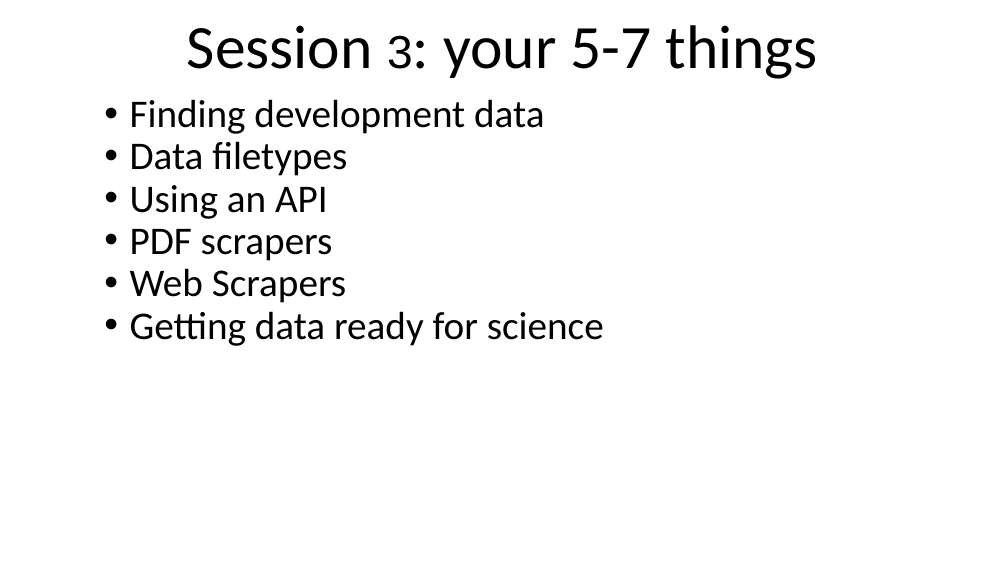
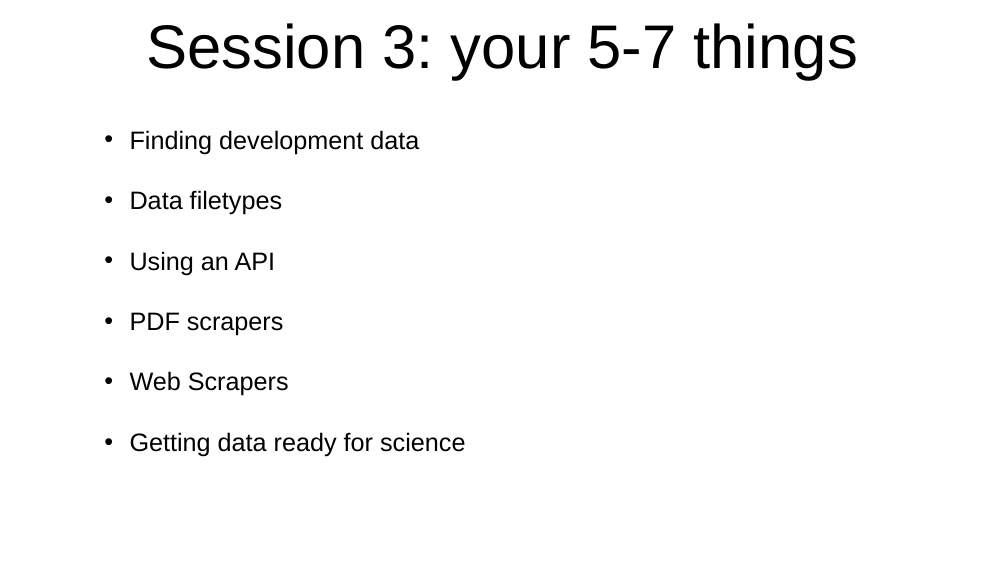
Before and after one commit to bodacea/datascienceforbeginners, a slide deck: slide 3 of Session 03 Acquiring data.ppt (slide 2 before the commit). Drawn at 1008x567 pixels with LibreOffice and Linux fonts; fonts in the diff are those of the drawing. Boxes give left, top, right and bottom in pixels: in the first picture for what was removed or moved away, otherwise in the second. Text is boxed around its words. In the diff, an @@ line names an element or a change of style, - is before the commit and + after.

Commit message:
cleaned up sessions 3 and 4

```diff
--- a/Session 03 Acquiring data.ppt
+++ b/Session 03 Acquiring data.ppt
@@ title "Session 3: your 5-7 things" at (146,23,858,80): size 33 to 44 pt in "3:"; font Calibri to Arial @@
@@ text "Finding development data" at (130,130,465,457): size 28 to 18 pt, font Calibri to Arial; line spacing 0.9 to 2 @@
```
Also in this commit, not shown: 9 other slides changed, 3 slides added, 12 other files.
